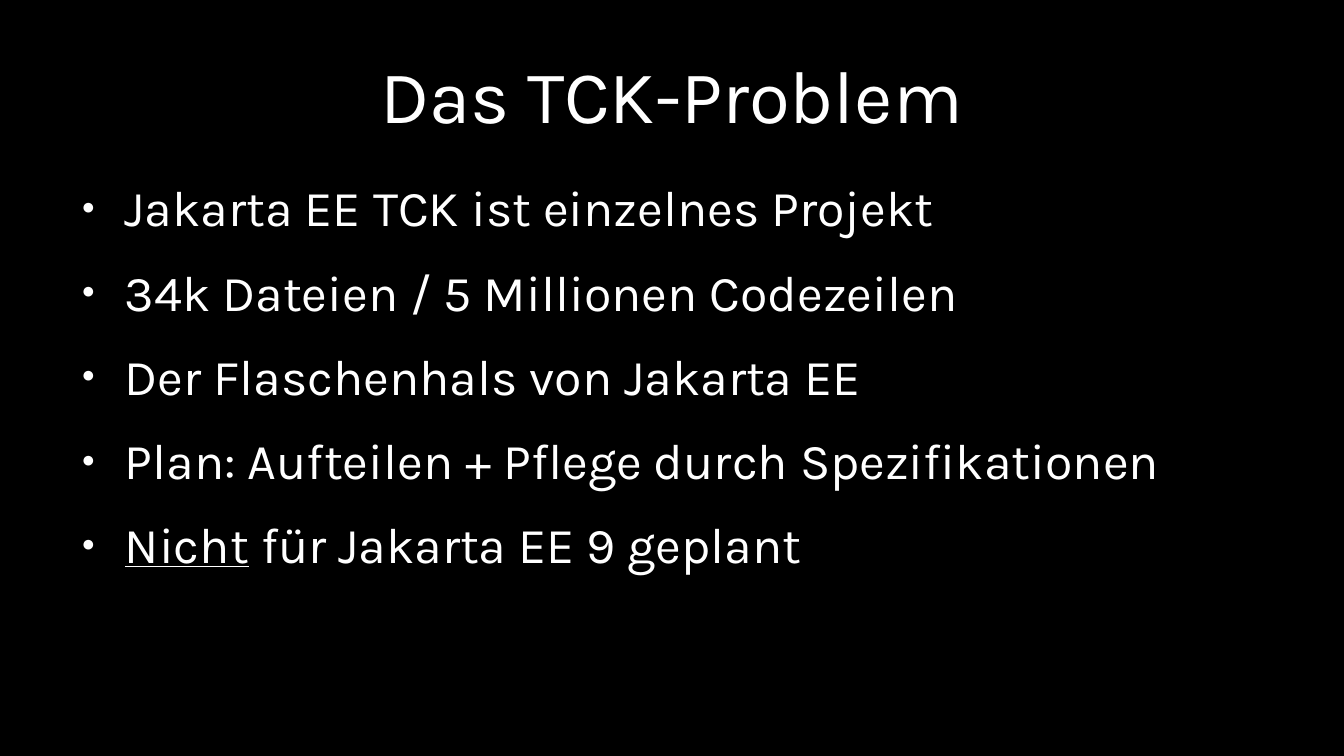
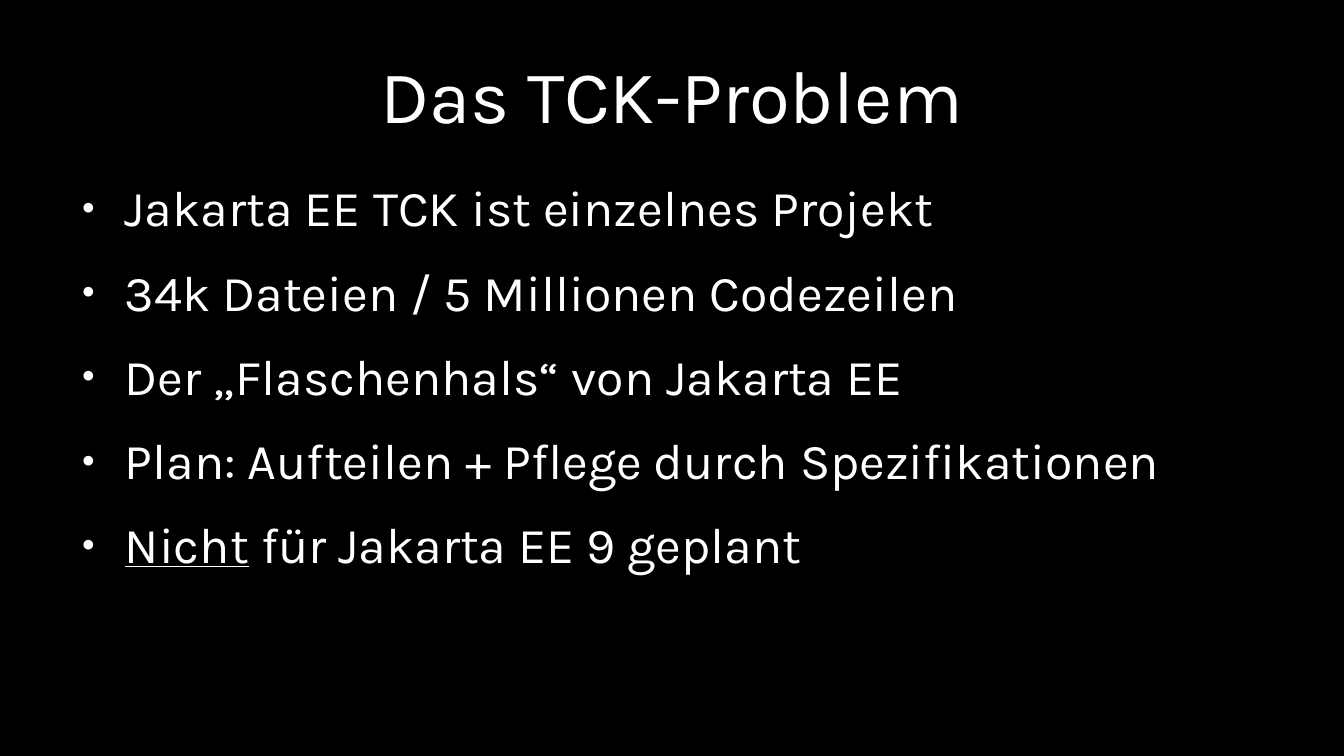
Before and after one commit to chkal/talks, a slide deck: slide 35 of 2019-11-jvmcon-jakarta-ee/JakartaEE.odp. Drawn at 1344x756 pixels with LibreOffice and Linux fonts; fonts in the diff are those of the drawing. Boxes give left, top, right and bottom in pixels: in the first picture for what was removed or moved away, otherwise in the second. Text is boxed around its words. In the diff, an @@ line names an element or a change of style, - is before the commit and + after.

```diff
--- a/2019-11-jvmcon-jakarta-ee/JakartaEE.odp
+++ b/2019-11-jvmcon-jakarta-ee/JakartaEE.odp
@@ text at <box>125,360,902,401</box>: text changed @@
-● Der Flaschenhals von Jakarta EE
+● Der „Flaschenhals“ von Jakarta EE
```
Also in this commit, not shown: 4 other slides changed, 1 slide added, 1 other file.
